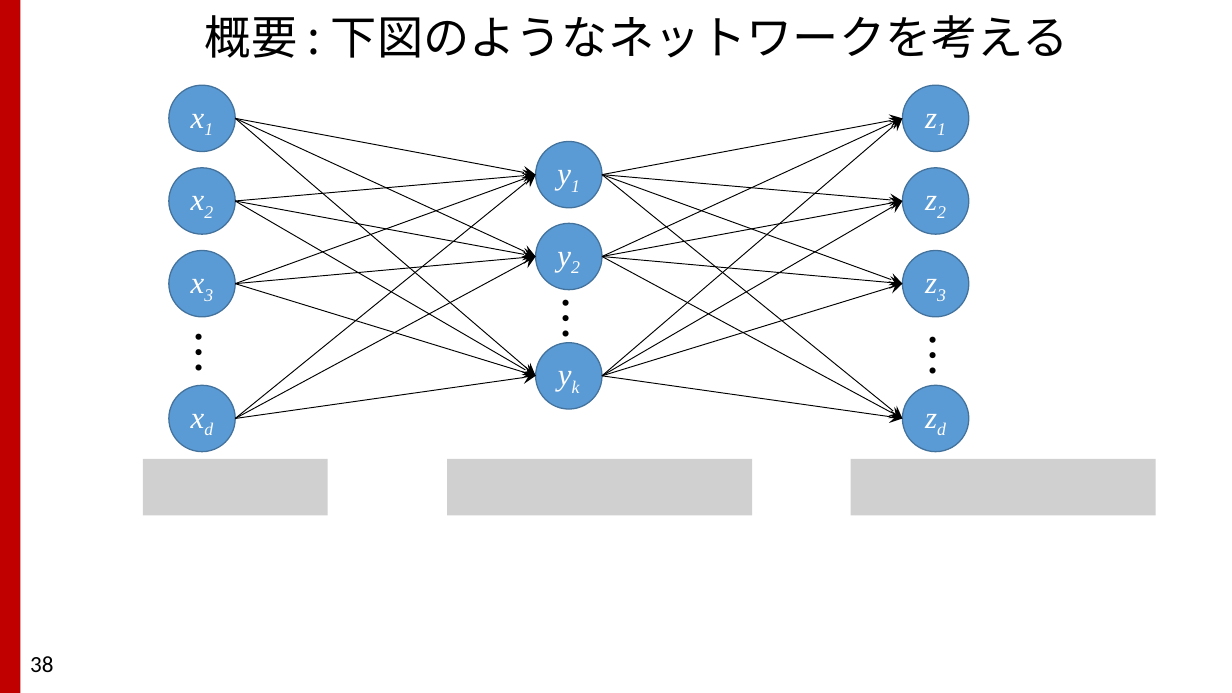
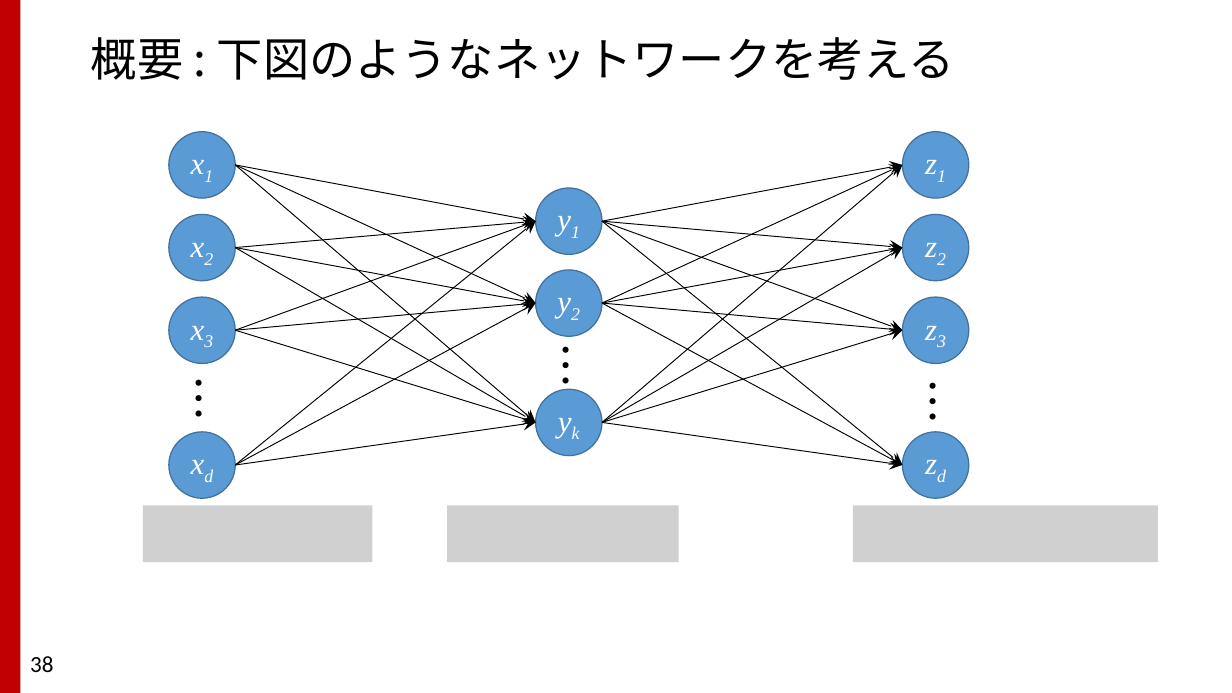
Before and after one commit to TakashiIjiri/TakashiIjiri.github.io, a slide deck: slide 38 of classes/cv/cv8.pptx. Drawn at 1232x693 pixels with LibreOffice and Linux fonts; fonts in the diff are those of the drawing; grey boxes stand for pictures. Boxes give left, top, right and bottom in pixels: in the first picture for what was removed or moved away, otherwise in the second. Text is boxed around its words. In the diff, an @@ line names an element or a change of style, - is before the commit and + after.

```diff
--- a/classes/cv/cv8.pptx
+++ b/classes/cv/cv8.pptx
@@ title "概要 : 下図のようなネットワークを考える": place and size @@
-title "概要 : 下図のようなネットワークを考える" at (205,15,1069,58)
+title "概要 : 下図のようなネットワークを考える" at (91,37,955,80)
@@ title "概要 : 下図のようなネットワークを考える" at (91,37,955,80): alignment centre to left @@
@@ 24 arrows, 11 ellipses, 3 texts: place and size @@
-24 arrows, 11 ellipses, 3 texts at (169,85,970,452)
+24 arrows, 11 ellipses, 3 texts at (169,132,970,498)
@@ picture removed at (143,459,328,516) @@
@@ picture removed at (447,459,752,516) @@
@@ picture removed at (851,459,1156,516) @@
@@ picture added at (143,506,373,562) @@
@@ picture added at (447,506,679,562) @@
@@ picture added at (853,506,1158,562) @@
```
Also in this commit, not shown: 14 other slides changed, 1 other file.
